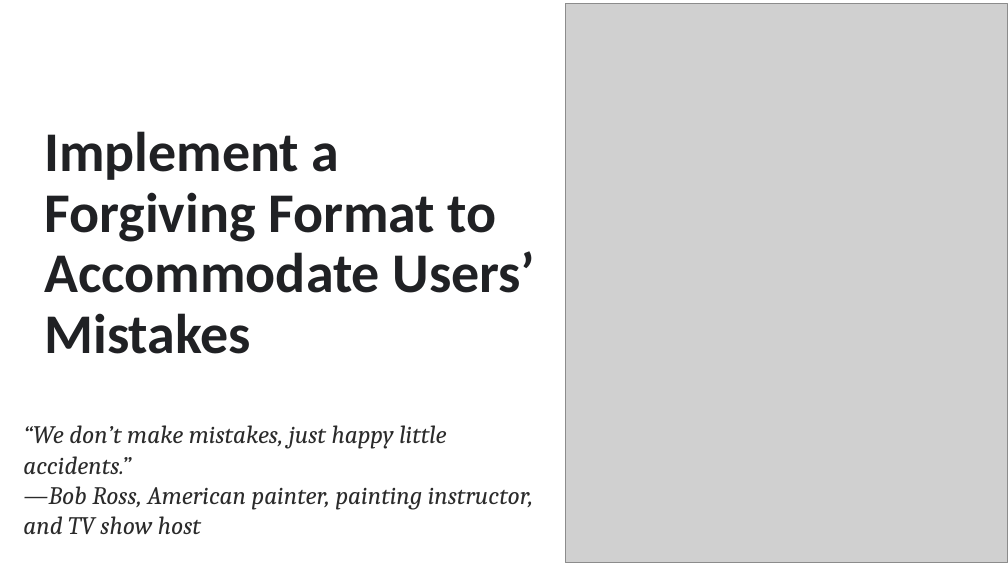
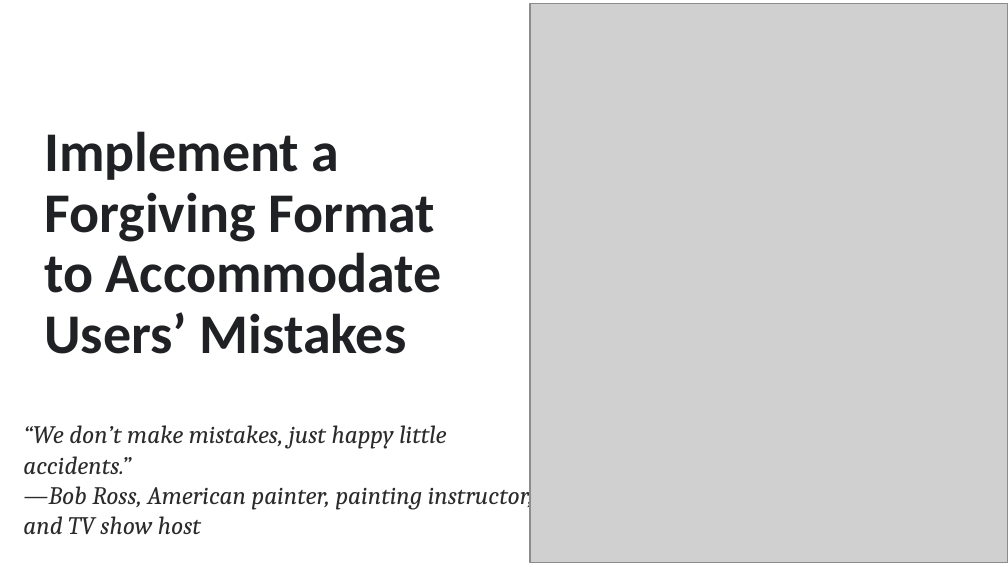
Before and after one commit to vaishnavitv/Assets-and-Publications, a slide deck: slide 17 of Speaking-Engagements/2024/Vancouver.dev/Presentation/ND-Product-Design.pptx (slide 15 before the commit). Drawn at 1008x567 pixels with LibreOffice and Linux fonts; fonts in the diff are those of the drawing; grey boxes stand for pictures. Boxes give left, top, right and bottom in pixels: in the first picture for what was removed or moved away, otherwise in the second. Text is boxed around its words. In the diff, an @@ line names an element or a change of style, - is before the commit and + after.

```diff
--- a/Speaking-Engagements/2024/Vancouver.dev/Presentation/ND-Product-Design.pptx
+++ b/Speaking-Engagements/2024/Vancouver.dev/Presentation/ND-Product-Design.pptx
@@ picture: place and size @@
-picture at [565,4,1008,563]
+picture at [530,4,1008,563]
@@ title "Implement a Forgiving Format to ..." rewrapped from [44,131,536,354] to [44,131,442,354] @@
```
Also in this commit, not shown: 3 other slides changed, 6 slides added, 2 slides removed, 1 other file.
